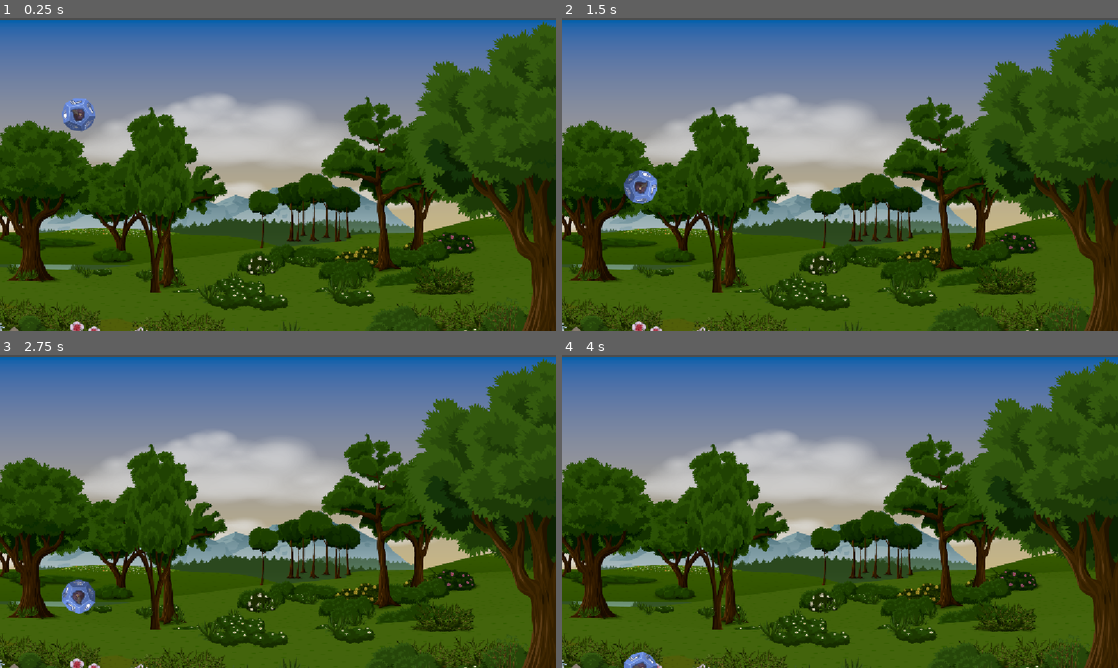
Above: before the commit, frames 1-4 (two rows, left to right).
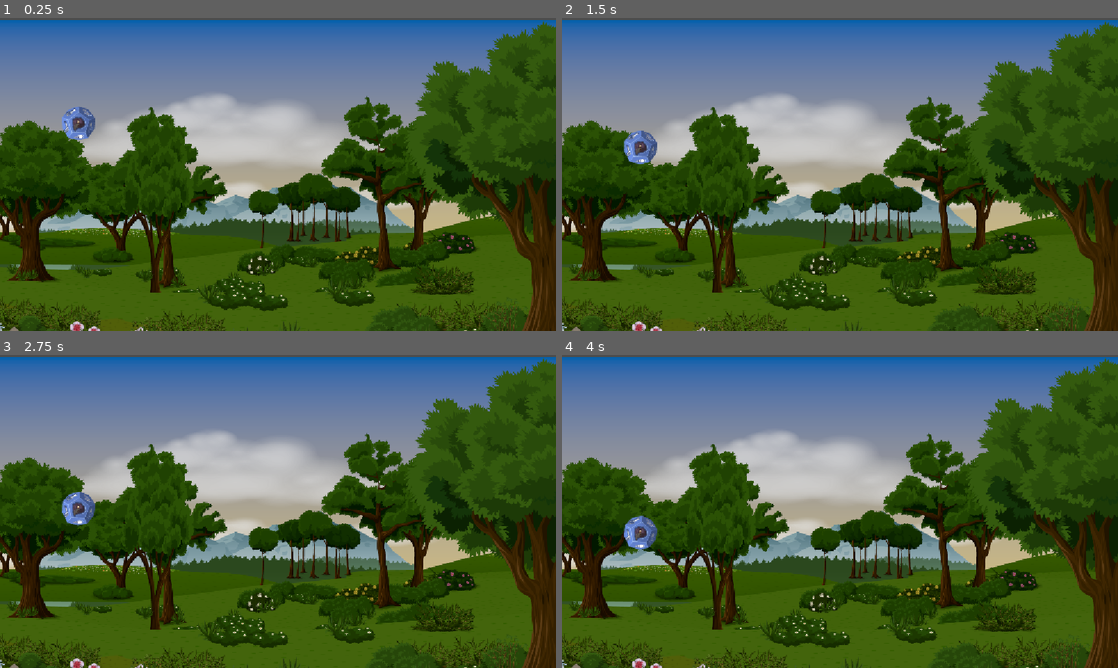
Above: after the commit, the same moments.

Repository: Havolt/jumpstart-godot
Game: Godot game, scene res://Scenes/Game/Game.tscn
Same seed, same stepped clock (60 frames per second), same inputs: the game is played once before the commit and once after it.
Inputs:
- Up to frame 1 (0.25 s): no input
- Up to frame 2 (1.5 s): no input
- Up to frame 3 (2.75 s): no input
- Up to frame 4 (4 s): no input

The runs differ from the first frame. In frame 1, 0.6% of the frame differs, in the area x 11-18%, y 25-39%; in frame 2, 1.0%; in frame 3, 1.0%, in the area x 11-18%, y 43-83%; in frame 4, 0.8%.

Commit message:
Remove Dice when it hits bottom of page

Diff:
--- a/DiceCatcher/Scenes/Dice/Dice.gd
+++ b/DiceCatcher/Scenes/Dice/Dice.gd
@@ -1,8 +1,10 @@
 extends Area2D
 
-const SPEED = 2.0
+const SPEED = 40.0
 const ROTATION_SPEED = 5.0
 var ROTATION_DIRECTION = 1 if randi() % 2 else -1
+
+@onready var sprite_2d: Sprite2D = $Sprite2D
 
 # Called when the node enters the scene tree for the first time.
 func _ready() -> void:
@@ -10,8 +12,11 @@
 
 
 # Called every frame. 'delta' is the elapsed time since the previous frame.
-func _process(delta: float) -> void:
-	position.y += SPEED
-	rotate(ROTATION_SPEED * ROTATION_DIRECTION)
-	print(ROTATION_DIRECTION)
-	pass
+func _physics_process(delta: float) -> void:
+	position.y += SPEED * delta
+	sprite_2d.rotate(ROTATION_SPEED * ROTATION_DIRECTION * delta)
+	check_game_over()
+
+func check_game_over() -> void:
+	if get_viewport_rect().end.y < position.y:
+		queue_free()
--- a/DiceCatcher/Scenes/Dice/Dice.tscn
+++ b/DiceCatcher/Scenes/Dice/Dice.tscn
@@ -8,7 +8,9 @@
 script = ExtResource("1_53oi2")
 
 [node name="Sprite2D" type="Sprite2D" parent="." unique_id=2088975566]
+position = Vector2(-0.5, 38)
 texture = ExtResource("1_ce6im")
 
 [node name="CollisionShape2D" type="CollisionShape2D" parent="." unique_id=1918451175]
+position = Vector2(-0.5, 38)
 shape = ExtResource("2_xcdw2")
